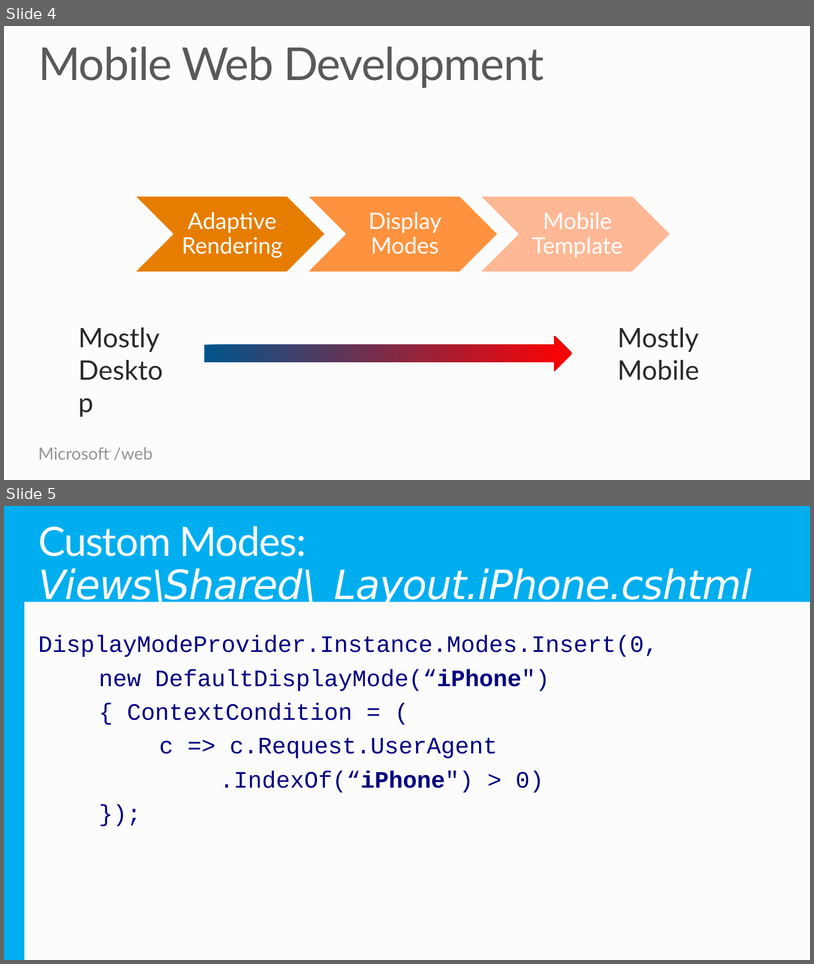
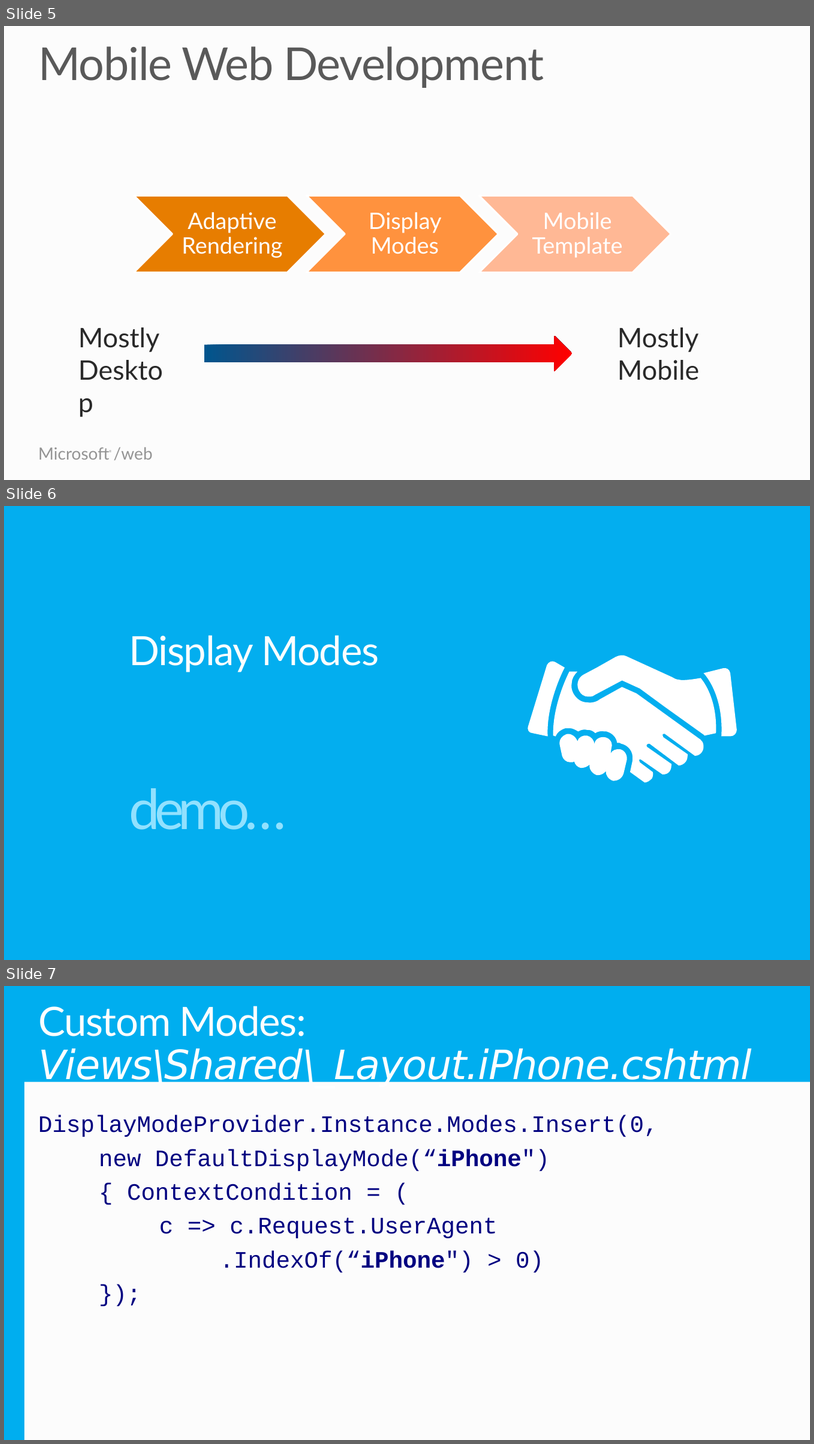
Before and after one commit to Microsoft-Web/PRESENTATION-BuildingForTheMobileWeb, a slide deck: BuildingForTheMobileWeb.pptx. Shown one above the other, each under a label of ours: slides 4 and 5 before the commit, slides 5, 6 and 7 after it. The pictures are 814x964 and 814x1444 pixels, drawn with LibreOffice and Linux fonts; fonts in the diff are those of the drawing. Boxes give left, top, right and bottom in pixels: in the first picture for what was removed or moved away, otherwise in the second. Text is boxed around its words. In the diff, an @@ line names an element or a change of style, - is before the commit and + after.

```diff
--- a/BuildingForTheMobileWeb.pptx
+++ b/BuildingForTheMobileWeb.pptx
@@ slide 6 added at <box>4,506,810,960</box>, background #00AEEF @@
@@ title added at <box>129,635,379,672</box>, 48 pt, text #FFFFFF at 98% opacity @@
+Display Modes
@@ group added at <box>527,654,737,783</box>: 5 freeform shapes @@
@@ text added at <box>129,788,286,829</box>, 66 pt, text #93E2FF @@
+demo…
@@ what was slide 4 is now slide 5 @@
@@ what was slide 5 is now slide 7 @@
```
Also in this commit, not shown: 3 other slides added.
